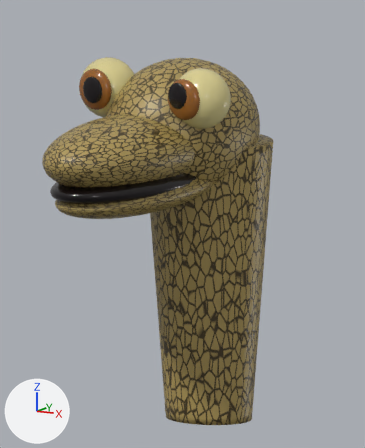
One commit to the Blender file assets/source/eel-model/zany-moray.blend: the scene before it, then after it.
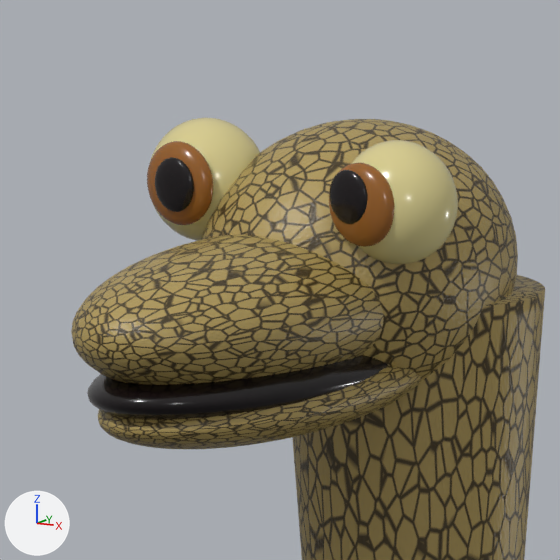
Each version appears first from the file's camera 'portrait render camera', and next in a close-up on the part from 2% to 77% of the width and 0% to 61% of the height. The lights are fixed; the arrows at lower left show +X, +Y and +Z. The older version's two pictures come first.

In view in the first close-up: 'articulated lower jaw', 'iris -1', 'iris 1', 'long upper snout', 'moray neck volume', 'mouth recess', 'protruding eye -1', 'protruding eye 1', 'pupil -1', 'pupil 1', 'rounded moray cranium'.
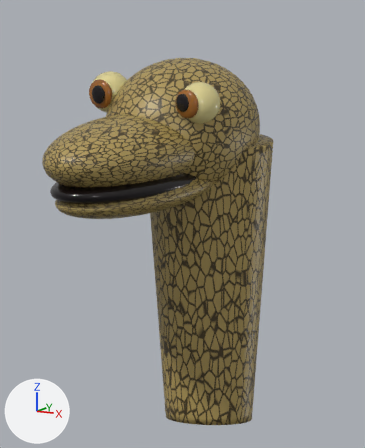
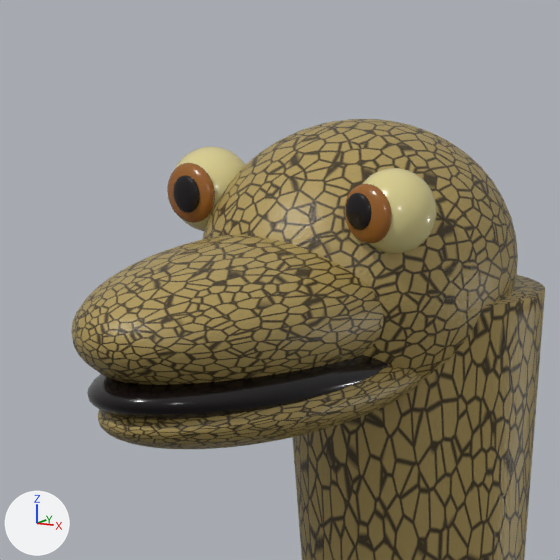
Where the newer file only moved an object's origin or applied its transform, the numbers keep the older frame.

The change, as a diff of the scene's bpy script:
```diff
--- a/assets/source/eel-model/zany-moray.blend.py
+++ b/assets/source/eel-model/zany-moray.blend.py
@@ me_sphere_004 @@
 # used by ob_protruding_eye__1; parent = ob_head_articulation; location = (-0.247, -0.14, 0.415); scale = (0.122, 0.11, 0.122)
-me_sphere_004.from_pydata(...)  # 922 vertices, 960 faces; spans x -1.0..1.0, y -1.0..1.0, z -1.0..1.0
+me_sphere_004.from_pydata(...)  # 922 vertices, 960 faces; spans x -0.61..0.77, y -0.73..0.73, z -0.84..0.54
+# me_sphere_004 part 1: 922 vertices removed from x -1.0..1.0, y -1.0..1.0, z -1.0..1.0; 922 vertices added at x -0.61..0.77, y -0.73..0.73, z -0.84..0.54, forming a UV sphere (40 segments, 24 rings, poles along z)
 me_sphere_004.materials.append(mat_warm_golden_eyeballs)
@@ me_sphere_005 @@
 # used by ob_iris__1; parent = ob_head_articulation; location = (-0.235, -0.235, 0.423); scale = (0.081, 0.034, 0.083)
-me_sphere_005.from_pydata(...)  # 922 vertices, 960 faces; spans x -1.0..1.0, y -1.0..1.0, z -1.0..1.0
+me_sphere_005.from_pydata(...)  # 922 vertices, 960 faces; spans x -0.64..0.79, y 0.03..1.44, z -0.98..0.45
+# me_sphere_005 part 2: 922 vertices removed from x -1.0..1.0, y -1.0..1.0, z -1.0..1.0; 922 vertices added at x -0.64..0.79, y 0.03..1.44, z -0.98..0.45, forming a UV sphere (40 segments, 24 rings, poles along z)
 me_sphere_005.materials.append(mat_amber_iris)
@@ me_sphere_006 @@
 # used by ob_pupil__1; parent = ob_head_articulation; location = (-0.226, -0.263, 0.425); scale = (0.049, 0.015, 0.054)
-me_sphere_006.from_pydata(...)  # 922 vertices, 960 faces; spans x -1.0..1.0, y -1.0..1.0, z -1.0..1.0
+me_sphere_006.from_pydata(...)  # 922 vertices, 960 faces; spans x -0.61..0.73, y 1.4..2.87, z -1.11..0.26
+# me_sphere_006 part 3: 922 vertices removed from x -1.0..1.0, y -1.0..1.0, z -1.0..1.0
+# me_sphere_006 part 4: 922 vertices added at x -0.61..0.73, y 1.4..2.87, z -1.11..0.26, forming a UV sphere (40 segments, 24 rings, poles along z)
 me_sphere_006.materials.append(mat_pupils_and_mouth)
@@ me_sphere_008 @@
 # used by ob_protruding_eye_1; parent = ob_head_articulation; location = (0.247, -0.14, 0.415); scale = (0.122, 0.11, 0.122)
-me_sphere_008.from_pydata(...)  # 922 vertices, 960 faces; spans x -1.0..1.0, y -1.0..1.0, z -1.0..1.0
+me_sphere_008.from_pydata(...)  # 922 vertices, 960 faces; spans x -0.77..0.61, y -0.73..0.73, z -0.84..0.54
+# me_sphere_008 part 5: 922 vertices removed from x -1.0..1.0, y -1.0..1.0, z -1.0..1.0; 922 vertices added at x -0.77..0.61, y -0.73..0.73, z -0.84..0.54, forming a UV sphere (40 segments, 24 rings, poles along z)
 me_sphere_008.materials.append(mat_warm_golden_eyeballs)
@@ me_sphere_009 @@
 # used by ob_iris_1; parent = ob_head_articulation; location = (0.235, -0.235, 0.423); scale = (0.081, 0.034, 0.083)
-me_sphere_009.from_pydata(...)  # 922 vertices, 960 faces; spans x -1.0..1.0, y -1.0..1.0, z -1.0..1.0
+me_sphere_009.from_pydata(...)  # 922 vertices, 960 faces; spans x -0.79..0.64, y 0.03..1.44, z -0.98..0.45
+# me_sphere_009 part 6: 922 vertices removed from x -1.0..1.0, y -1.0..1.0, z -1.0..1.0; 922 vertices added at x -0.79..0.64, y 0.03..1.44, z -0.98..0.45, forming a UV sphere (40 segments, 24 rings, poles along z)
 me_sphere_009.materials.append(mat_amber_iris)
@@ me_sphere_010 @@
 # used by ob_pupil_1; parent = ob_head_articulation; location = (0.226, -0.263, 0.441); scale = (0.049, 0.015, 0.054)
-me_sphere_010.from_pydata(...)  # 922 vertices, 960 faces; spans x -1.0..1.0, y -1.0..1.0, z -1.0..1.0
+me_sphere_010.from_pydata(...)  # 922 vertices, 960 faces; spans x -0.73..0.61, y 1.4..2.87, z -1.3..0.07
+# me_sphere_010 part 7: 922 vertices removed from x -1.0..1.0, y -1.0..1.0, z -1.0..1.0
+# me_sphere_010 part 8: 922 vertices added at x -0.73..0.61, y 1.4..2.87, z -1.3..0.07, forming a UV sphere (40 segments, 24 rings, poles along z)
 me_sphere_010.materials.append(mat_pupils_and_mouth)
```

What differs and where, as boxes (x1, y1, x2, y2) in the close-ups (560 x 560 px):
'protruding eye 1', reshaped (30% narrower, 30% shorter): before (351, 140, 458, 264); after (362, 168, 437, 254)
'protruding eye -1', reshaped: before (149, 118, 260, 241); after (174, 146, 245, 231)
'iris -1', reshaped (27% narrower, 28% shorter): before (147, 141, 213, 225); after (167, 163, 215, 223)
'iris 1', reshaped (26% narrower, 29% shorter): before (329, 163, 394, 247); after (344, 184, 392, 243)
'pupil -1', reshaped (30% narrower, 30% shorter): before (155, 157, 194, 212); after (173, 175, 200, 213)
'pupil 1', reshaped (32% narrower, 31% shorter): before (329, 170, 368, 224); after (346, 193, 372, 230)
part 3 of me_sphere_006, deleted (black): before (155, 157, 194, 212)
part 4 of me_sphere_006, added (black): after (173, 175, 200, 213)
part 7 of me_sphere_010, deleted (black): before (329, 170, 368, 224)
part 8 of me_sphere_010, added: after (346, 193, 372, 230)
